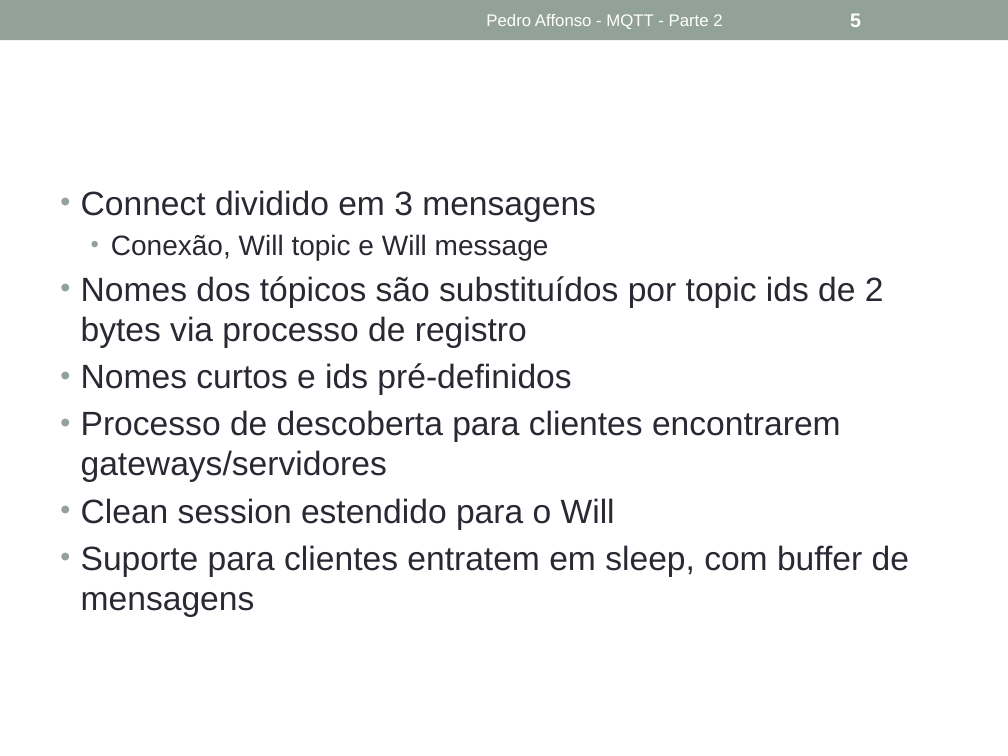
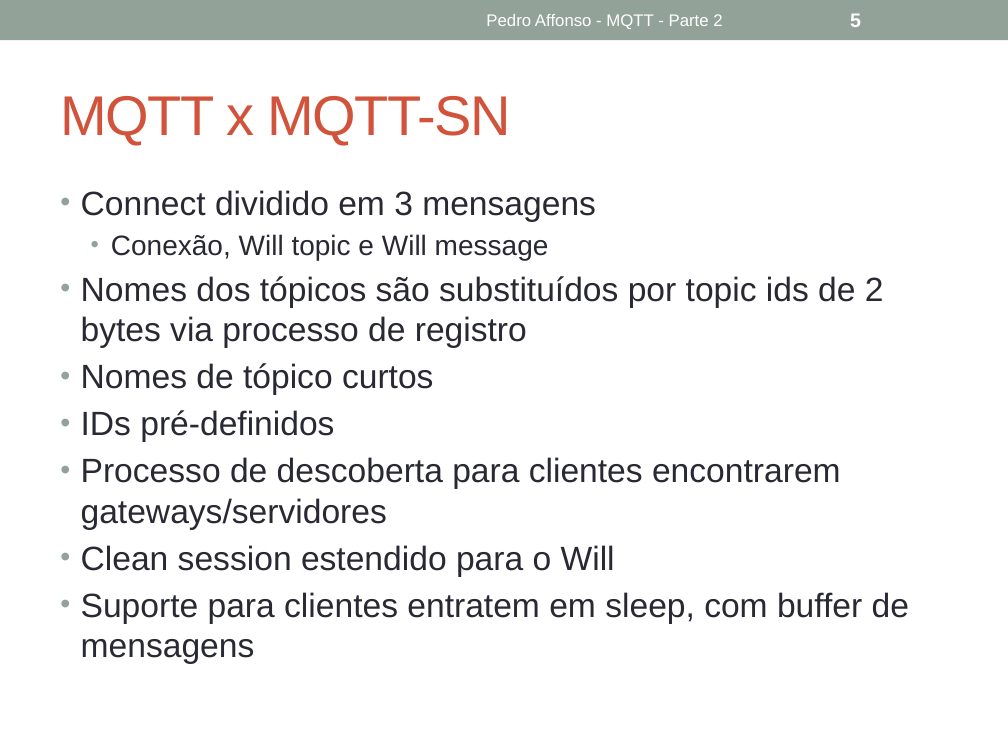
Before and after one commit to phaffonso/mo809-pedro, a slide deck: slide 5 of MQTT – Parte 2.pptx. Drawn at 1008x756 pixels with LibreOffice and Linux fonts; fonts in the diff are those of the drawing. Boxes give left, top, right and bottom in pixels: in the first picture for what was removed or moved away, otherwise in the second. Text is boxed around its words. In the diff, an @@ line names an element or a change of style, - is before the commit and + after.

```diff
--- a/MQTT – Parte 2.pptx
+++ b/MQTT – Parte 2.pptx
@@ title added at bbox=[60, 96, 510, 145], 40 pt, text #D2533C @@
+MQTT x MQTT-SN
@@ text at bbox=[81, 363, 433, 442]: text changed @@
-• Nomes curtos e ids pré-definidos
+• Nomes de tópico curtos
+• IDs pré-definidos
```
Also in this commit, not shown: 3 other slides changed, 2 slides added, 6 other files.
